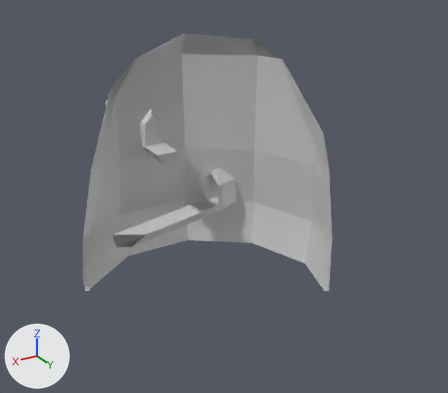
The Blender file Group6-Game/Assets/BlenderModels/Zone02-CentralCamber.blend, before and after one commit.
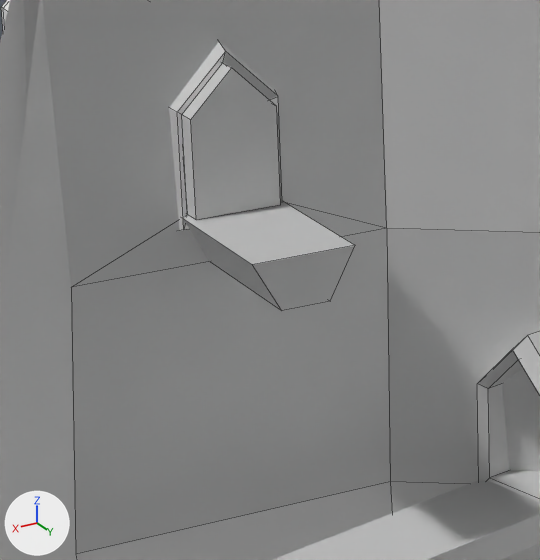
Old and new are each drawn whole from a 50 mm camera at (45.8, 130.4, 45.9) aimed at (-2.7, 49.6, 5.5) and again close up on the part from 24% to 48% of the width and 26% to 55% of the height. Arrows for +X, +Y and +Z are at lower left; the lights stay in place. The close-ups show mesh edges as thin lines. Everything nearer to the camera than a plane just in front of the edit is cut away.

The first close-up shows 'Cube', 'Cube.004', 'Torus', 'doorway', 'doorway.001', 'doorway_boolean'.
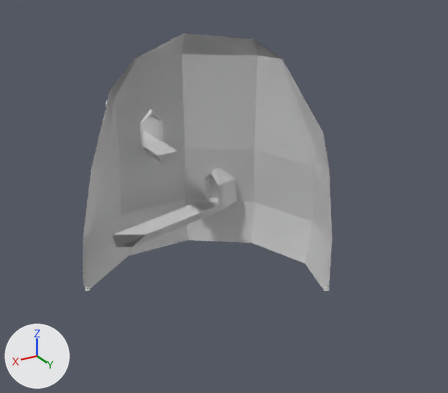
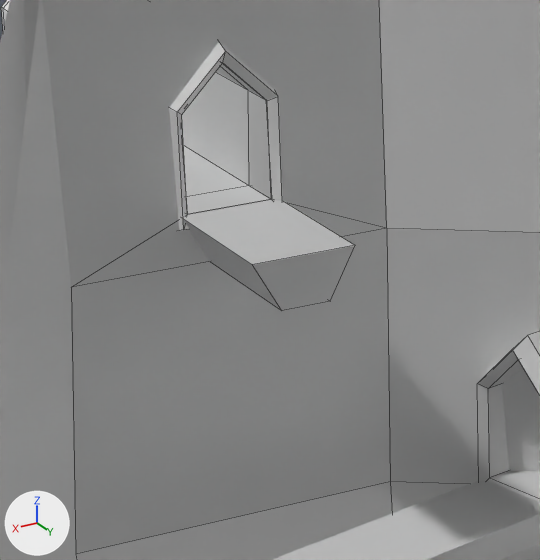
Edits to the bpy script that builds the scene:
```text
Remove ob_doorway_boolean:
    ob_doorway_boolean = bpy.data.objects.new('doorway_boolean', me_cube_007)
    ob_doorway_boolean.parent = ob_doorway
    ob_doorway_boolean.matrix_parent_inverse = Matrix(((1.0, 0.0, 0.0, 0.0), (0.0, 1.0, 0.0, -26.98), (0.0, 0.0, 1.0, -11.8), (0.0, 0.0, 0.0, 1.0)))
    ob_doorway_boolean.location = (0.0, 26.98, 11.8)
```

Pixel boxes (x1, y1, x2, y2) of what changed, in the close-ups (540 x 560 px):
'doorway_boolean', deleted: before (182, 63, 281, 220)
'doorway', unchanged, uncovered by the edit: (1, 0, 282, 230) in both
